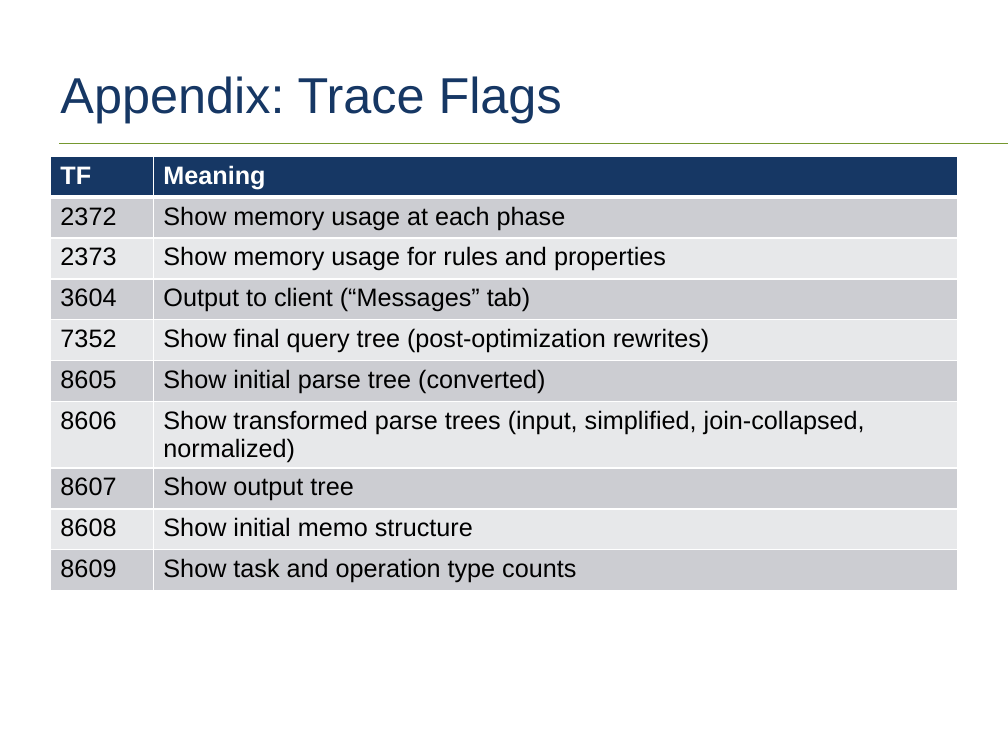
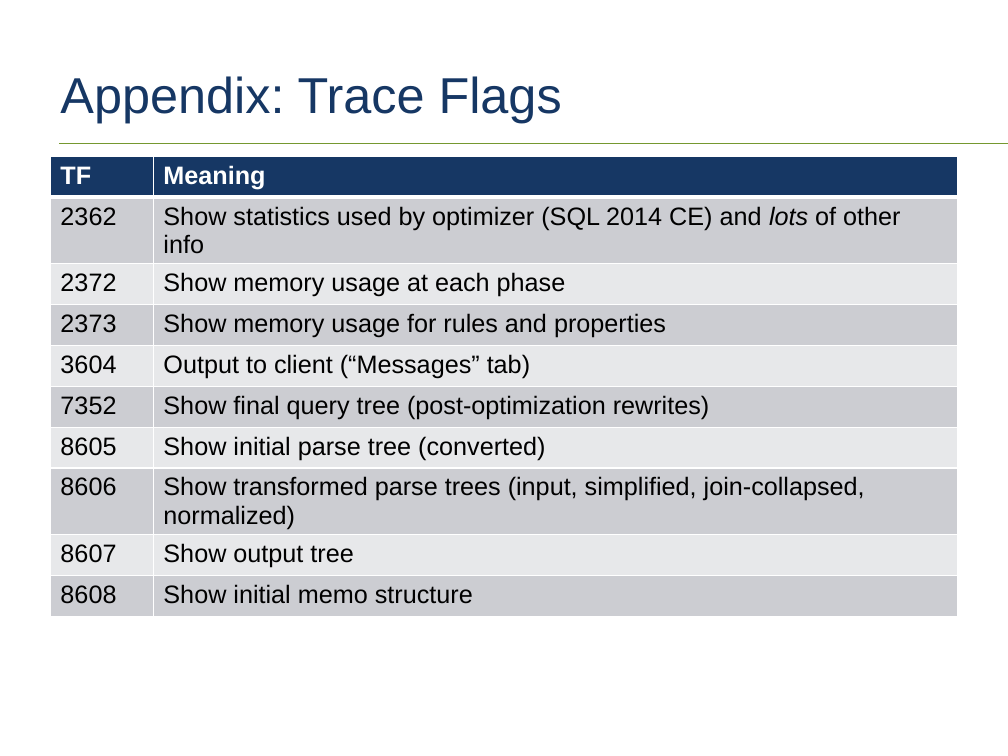
Before and after one commit to tf3604/OptimizerPresentation, a slide deck: slide 58 of Optimizer.pptx. Drawn at 1008x756 pixels with LibreOffice and Linux fonts; fonts in the diff are those of the drawing; background and template pictures are left out. Boxes give left, top, right and bottom in pixels: in the first picture for what was removed or moved away, otherwise in the second. Text is boxed around its words. In the diff, an @@ line names an element or a change of style, - is before the commit and + after.

Commit message:
More trace flags in appendix.

```diff
--- a/Optimizer.pptx
+++ b/Optimizer.pptx
@@ table at <box>50,156,958,624</box> @@
+row 2: 2362 | Show statistics used by optimizer (SQL 2014 CE) and lots of other info
-row 10: 8609 | Show task and operation type counts
```
Also in this commit, not shown: 1 other slide changed, 1 slide added.
